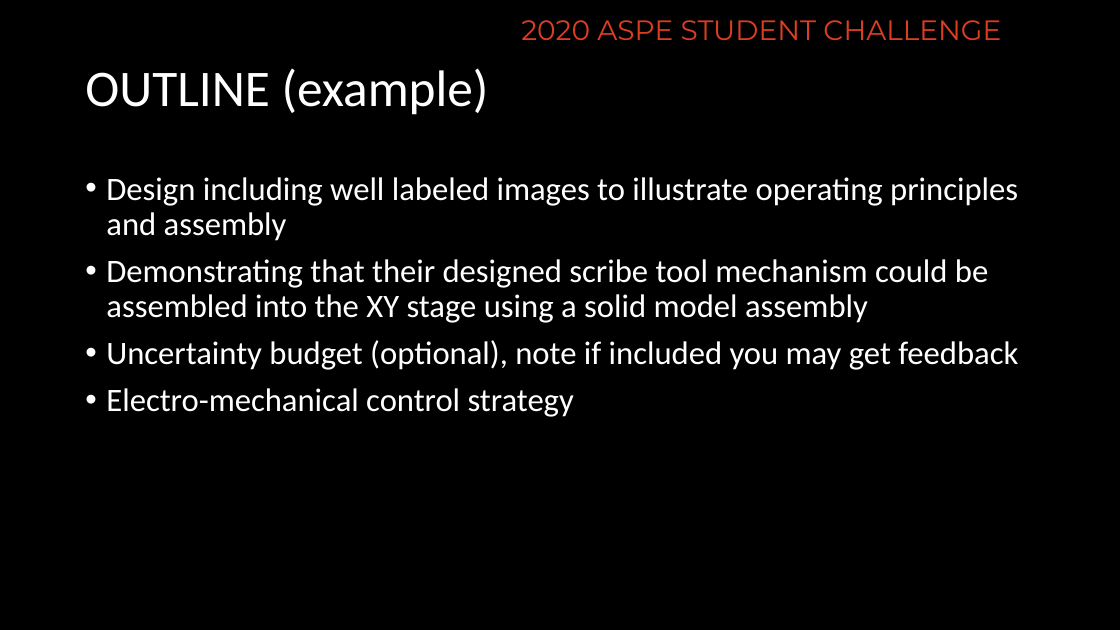
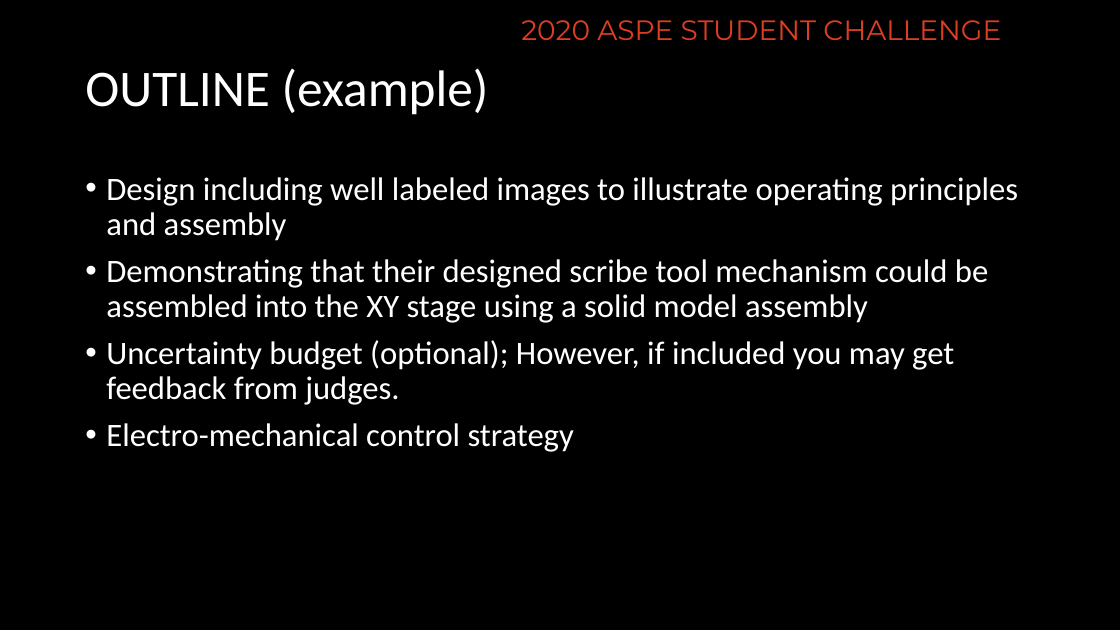
Before and after one commit to ASPE-student-challenge/2020, a slide deck: slide 3 of Template for design presentation.pptx. Drawn at 1120x630 pixels with LibreOffice and Linux fonts; fonts in the diff are those of the drawing; background and template pictures are left out. Boxes give left, top, right and bottom in pixels: in the first picture for what was removed or moved away, otherwise in the second. Text is boxed around its words. In the diff, an @@ line names an element or a change of style, - is before the commit and + after.

```diff
--- a/Template for design presentation.pptx
+++ b/Template for design presentation.pptx
@@ text at (x1=106, y1=340, x2=954, y2=405): text changed @@
-• Uncertainty budget (optional), note if included you may get feedback
+• Uncertainty budget (optional); However, if included you may get feedback from judges.
```
